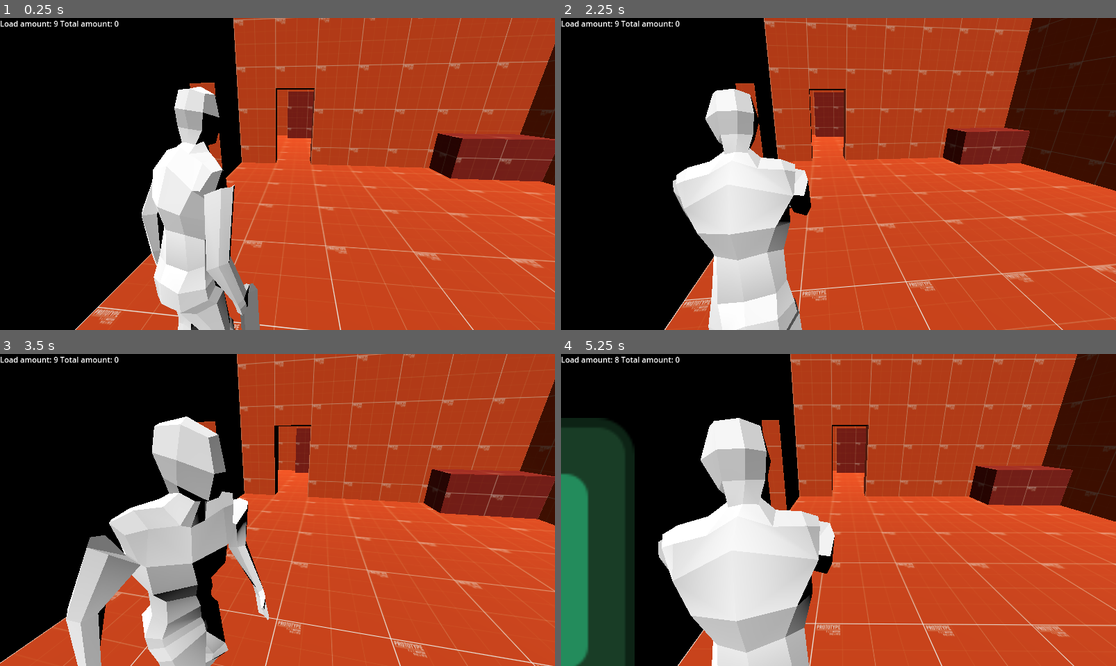
Above: before the commit, frames 1-4 (two rows, left to right).
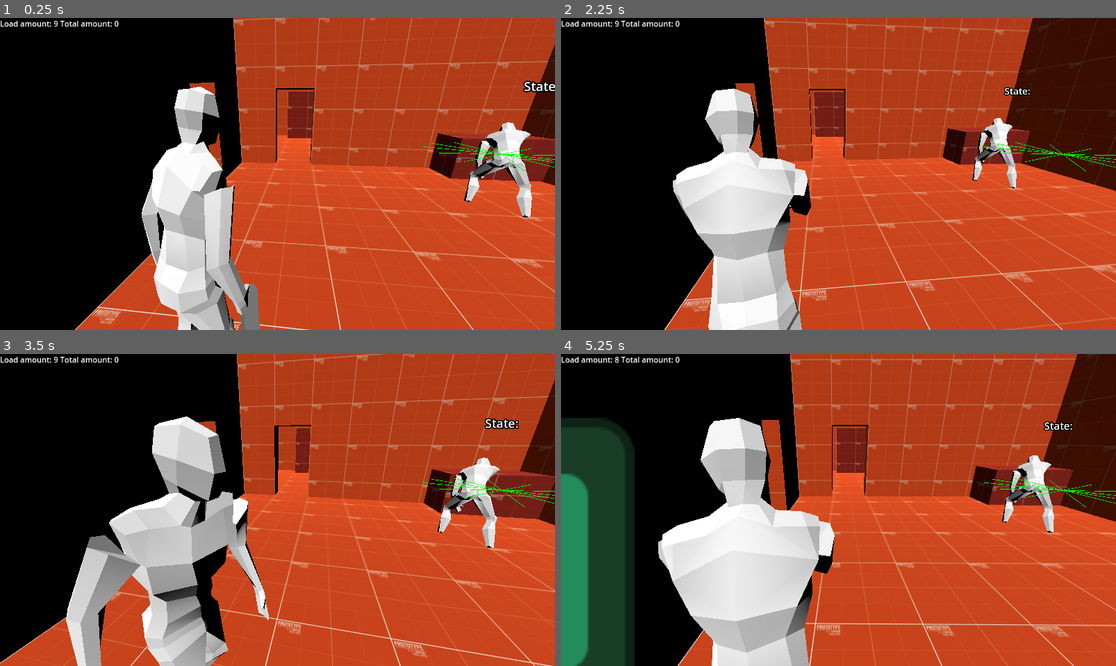
Above: after the commit, the same moments.

Repository: Vosnov/GD_APrototype
Game: Godot game, scene res://Scenes/room_2.tscn
Two runs of this game, one before a commit and one after it. Both use one fixed random seed, a clock stepped at 60 frames per second and the inputs below. This scene is started directly instead of the project's main scene. The engine's default icon, where the game draws it, is replaced by a stand-in: a white triangle on a blue panel in a dark square.
Inputs (mouse positions are in pixels of both pictures, inside the frame that each line leads up to):
- Up to frame 1 (0.25 s): no input
- Up to frame 2 (2.25 s): move the mouse to (866, 174) at 0.52 s; hold D (right) 0.53-1.28 s; hold Right mouse button (aim) 0.53-1.28 s; move the mouse to (810, 174) at 1.27 s; hold A (left) 1.28-2.03 s; tap E (action) at 1.35 s; right-click (810, 174) at 1.55 s; move the mouse to (849, 167) at 2.02 s; hold D (right) from 2.03 s (still down); hold Right mouse button (aim) from 2.03 s (still down)
- Up to frame 3 (3.5 s): keep holding D (right); move the mouse to (271, 516) at 2.77 s; release Right mouse button (aim) at 2.78 s; tap S (bottom) at 2.85 s; right-click (271, 516) at 3.05 s
- Up to frame 4 (5.25 s): move the mouse to (877, 513) at 3.52 s; release D (right) at 3.53 s; hold Right mouse button (aim) 3.53-4.28 s; hold A (left) from 3.53 s (still down); click (877, 513) at 3.6 s; move the mouse to (794, 506) at 4.27 s; tap Shift (sprint) at 4.35 s; right-click (794, 506) at 4.55 s; move the mouse to (844, 510) at 5.02 s; hold Right mouse button (aim) from 5.03 s (still down); tap W (top) at 5.1 s

The runs differ from the first frame. In frame 1, 1.8% of the frame differs, in the area x 76-100%, y 20-64%; in frame 2, 1.1%; in frame 3, 1.6%; in frame 4, 1.3%.

Commit message:
aim rotate animation

Diff:
--- a/Nodes/Charecters/player.tscn
+++ b/Nodes/Charecters/player.tscn
@@ -99,7 +99,7 @@
 min_space = 0.0
 
 [sub_resource type="AnimationNodeBlendTree" id="AnimationNodeBlendTree_qr6x4"]
-graph_offset = Vector2(-501.33, -264.789)
+graph_offset = Vector2(-585.552, -343.436)
 nodes/Animation/node = SubResource("AnimationNodeAnimation_ig2hn")
 nodes/Animation/position = Vector2(240, 80)
 "nodes/Animation 2/node" = SubResource("AnimationNodeAnimation_bnpjx")
@@ -134,38 +134,38 @@
 transform = Transform3D(-0.4, 0, -3.49691e-08, 0, 0.4, 0, 3.49691e-08, 0, -0.4, 0, 0, 0)
 
 [node name="Skeleton3D" parent="myNewPlayer/Armature" index="0"]
-bones/0/position = Vector3(-0.00129489, -0.302756, -0.0395049)
+bones/0/position = Vector3(-0.000303383, -0.302131, -0.0394812)
 bones/0/rotation = Quaternion(0.0186382, -0.196081, -0.00372765, 0.980404)
-bones/1/rotation = Quaternion(0.114996, -0.186166, 0.0238908, 0.975473)
+bones/1/rotation = Quaternion(0.115328, -0.170758, 0.0219135, 0.978295)
 bones/2/rotation = Quaternion(0.110454, -0.194868, -0.0220907, 0.97434)
 bones/3/rotation = Quaternion(-0.186458, 0.365145, -0.00155414, 0.912086)
 bones/4/rotation = Quaternion(-1.28079e-10, 0.14834, 3.04512e-10, 0.988936)
-bones/5/rotation = Quaternion(0.0869712, 0.0913086, -0.760305, 0.637209)
-bones/6/position = Vector3(0.0208631, 0.456795, 0.0754292)
-bones/6/rotation = Quaternion(0.0771185, 0.0781862, -0.517935, 0.848341)
-bones/7/rotation = Quaternion(0.416607, 0.0301447, 0.0493967, 0.907243)
-bones/11/rotation = Quaternion(0.136839, -0.0670855, 0.79063, 0.593026)
-bones/12/position = Vector3(-0.0603582, 0.457831, 0.0139773)
-bones/12/rotation = Quaternion(0.103469, -0.169982, 0.434372, 0.878477)
-bones/13/rotation = Quaternion(0.3545, -0.0161209, -0.0720913, 0.932133)
-bones/17/position = Vector3(0.254289, 0.12768, 0.0757799)
-bones/17/rotation = Quaternion(-0.262546, -0.0988347, 0.958617, 0.0485327)
+bones/5/rotation = Quaternion(0.0798163, 0.111504, -0.748329, 0.648999)
+bones/6/position = Vector3(0.0313659, 0.456721, 0.0741358)
+bones/6/rotation = Quaternion(0.0990905, 0.0895657, -0.535467, 0.833927)
+bones/7/rotation = Quaternion(0.471068, 0.0593782, 0.0842528, 0.876054)
+bones/11/rotation = Quaternion(0.138036, -0.0617158, 0.790654, 0.593298)
+bones/12/position = Vector3(-0.0505938, 0.457062, 0.0179838)
+bones/12/rotation = Quaternion(0.0890818, -0.171633, 0.440223, 0.876818)
+bones/13/rotation = Quaternion(0.343579, 0.0074668, -0.0356294, 0.938418)
+bones/17/position = Vector3(0.248203, 0.129687, 0.0566368)
+bones/17/rotation = Quaternion(-0.273282, 0.00687441, 0.96119, -0.0372103)
 bones/17/scale = Vector3(1.00004, 0.999995, 1.00006)
-bones/18/rotation = Quaternion(-0.0431823, -0.0144248, -0.0742121, 0.996203)
+bones/18/rotation = Quaternion(-0.0884186, -0.0143559, -0.161183, 0.982851)
 bones/18/scale = Vector3(0.999997, 0.999998, 1)
-bones/19/position = Vector3(-0.272425, 0.129555, -0.0559209)
-bones/19/rotation = Quaternion(0.466824, 0.219574, 0.854091, 0.0662632)
+bones/19/position = Vector3(-0.266262, 0.12875, -0.00749792)
+bones/19/rotation = Quaternion(0.533569, 0.135881, 0.827823, 0.10747)
 bones/19/scale = Vector3(1.00003, 0.999997, 1.00006)
-bones/20/rotation = Quaternion(-0.0566517, -0.0119275, 0.113529, 0.991847)
-bones/21/position = Vector3(0.296511, 8.81553e-05, 0.856654)
-bones/22/position = Vector3(-0.793217, -0.0481077, -0.399957)
-bones/23/position = Vector3(-0.281165, -2.04592, 0.399745)
-bones/24/position = Vector3(-0.500587, -1.10105, 1.0651)
-bones/25/position = Vector3(0.269806, -2.0463, -0.525174)
-bones/26/position = Vector3(-0.0500973, -1.13822, 1.06463)
+bones/20/rotation = Quaternion(-0.192001, -0.0110897, 0.360927, 0.912548)
+bones/21/position = Vector3(0.274059, 0.04606, 0.856654)
+bones/22/position = Vector3(-0.766098, -0.0481077, -0.399957)
+bones/23/position = Vector3(-0.298253, -1.96352, -0.377847)
+bones/24/position = Vector3(-0.446944, -1.12224, 1.0674)
+bones/25/position = Vector3(0.254546, -2.10251, -0.205203)
+bones/26/position = Vector3(-0.0514104, -1.1394, 1.07031)
 
 [node name="BoneAttachment3D" type="BoneAttachment3D" parent="myNewPlayer/Armature/Skeleton3D" index="2"]
-transform = Transform3D(-0.982601, -0.184601, 0.0204108, 0.185626, -0.972514, 0.140564, -0.00609855, 0.141907, 0.989861, -0.793219, -0.0481169, -0.39996)
+transform = Transform3D(-0.992044, -0.121311, -0.0336379, 0.116831, -0.986714, 0.11289, -0.0468857, 0.108062, 0.993038, -0.766095, -0.0481278, -0.399974)
 bone_name = "Bone.011.R"
 bone_idx = 14
 
--- a/Scenes/room_2.tscn
+++ b/Scenes/room_2.tscn
@@ -7,6 +7,7 @@
 [ext_resource type="PackedScene" uid="uid://dl5l6q0c4saxy" path="res://Nodes/Items/ammo.tscn" id="5_qk7ct"]
 [ext_resource type="PackedScene" uid="uid://dsbmcxe7n4yyv" path="res://Nodes/Interractive/door.tscn" id="8_2lmr8"]
 [ext_resource type="Resource" uid="uid://cj8h8vjt3jm5j" path="res://Data/ammo_data.tres" id="8_i6pt3"]
+[ext_resource type="PackedScene" uid="uid://bqfcpdoke7pig" path="res://Nodes/Charecters/Enemy/enemy_type_1.tscn" id="9_4lyey"]
 [ext_resource type="Script" path="res://Scripts/Data/slot_data.gd" id="9_q1ijs"]
 
 [sub_resource type="Resource" id="Resource_2xiao"]
@@ -101,3 +102,8 @@
 [node name="Door" parent="." instance=ExtResource("8_2lmr8")]
 transform = Transform3D(1, 0, 0, 0, 1, 0, 0, 0, 1, 0, 1.5, 3.95)
 NEXT_SCENE = "res://Scenes/test_scene.tscn"
+
+[node name="EnemyType1" parent="." node_paths=PackedStringArray("player") instance=ExtResource("9_4lyey")]
+process_mode = 4
+transform = Transform3D(1, 0, 0, 0, 1, 0, 0, 0, 1, 3.65656, 1.49566, 0)
+player = NodePath("../Player2")
--- a/Scripts/Player/animations.gd
+++ b/Scripts/Player/animations.gd
@@ -8,6 +8,9 @@
 var input_dir = Vector2()
 var is_aim = false
 var is_run = false
+
+var relative_x = 0.0
+var lerp_relative_x = 0.0
 
 func _ready():
 	Events.connect('player_shot', _on_player_shot)
@@ -36,9 +39,16 @@
 
 	ANIMATION_TREE.set("parameters/walk_iwr/blend_position", input_dir.length())
 
-	ANIMATION_TREE.set("parameters/aim_iwr/blend_position", input_dir)
+	if input_dir.length() > 0.2:
+		ANIMATION_TREE.set("parameters/aim_iwr/blend_position", input_dir)
+	else:
+		lerp_relative_x = lerpf(lerp_relative_x, relative_x, delta)
+		relative_x = lerpf(relative_x, 0, delta * 10)
+		ANIMATION_TREE.set("parameters/aim_iwr/blend_position", Vector2(lerp_relative_x, lerp_relative_x))
 
-func _input(_event):
+func _input(event):
+	if event is InputEventMouseMotion:
+		relative_x = clampf(event.relative.x, -1, 1)
 	if Input.is_action_just_released("aim"):
 		ANIMATION_TREE.set("parameters/shot/request", AnimationNodeOneShot.ONE_SHOT_REQUEST_ABORT)
 
Not shown: 1 places in Scenes/room_2.tscn that only renumber resources
